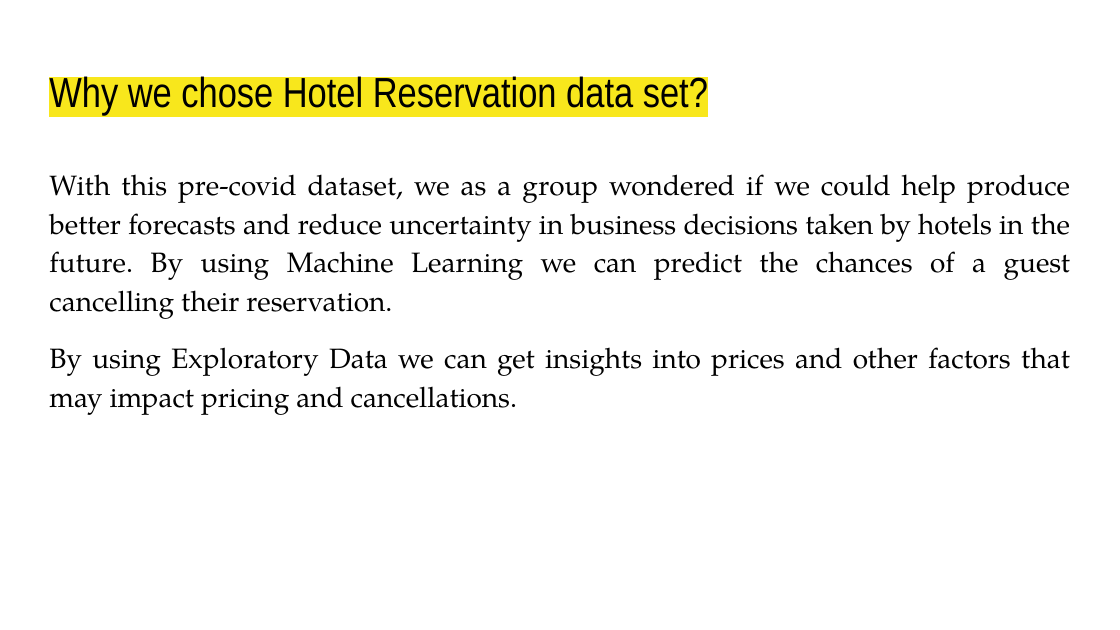
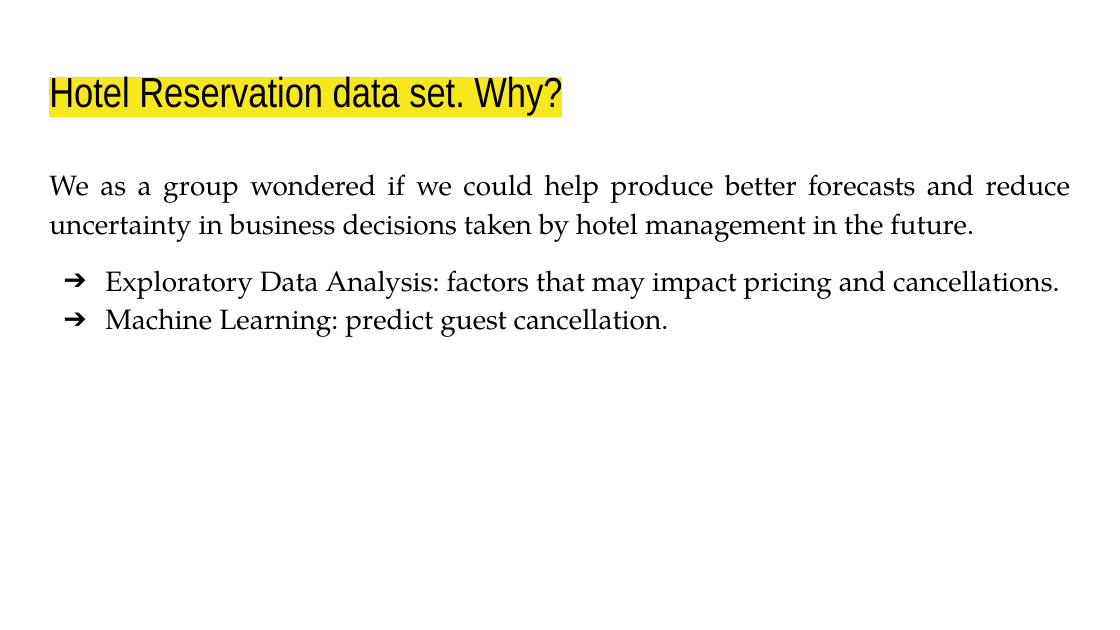
Before and after one commit to domivillacis/Hotel_reservations_analysis, a slide deck: slide 4 of Hotel_Reservations.pptx (slide 3 before the commit). Drawn at 1120x630 pixels with LibreOffice and Linux fonts; fonts in the diff are those of the drawing. Boxes give left, top, right and bottom in pixels: in the first picture for what was removed or moved away, otherwise in the second. Text is boxed around its words. In the diff, an @@ line names an element or a change of style, - is before the commit and + after.

```diff
--- a/Hotel_Reservations.pptx
+++ b/Hotel_Reservations.pptx
@@ title at (49,73,562,116): text changed @@
-Why we chose Hotel Reservation data set?
+Hotel Reservation data set. Why?
@@ text at (49,174,1070,337): text changed @@
-With this pre-covid dataset, we as a group wondered if we could help produce better forecasts and reduce uncertainty in business decisions taken by hotels in the future. By using Machine Learning we can predict the chances of a guest cancelling their reservation.
-By using Exploratory Data we can get insights into prices and other factors that may impact pricing and cancellations.
+We as a group wondered if we could help produce better forecasts and reduce uncertainty in business decisions taken by hotel management in the future.
+➔ Exploratory Data Analysis: factors that may impact pricing and cancellations.
+➔ Machine Learning: predict guest cancellation.
```
Also in this commit, not shown: 26 other slides changed, 8 slides added, 2 slides removed.
